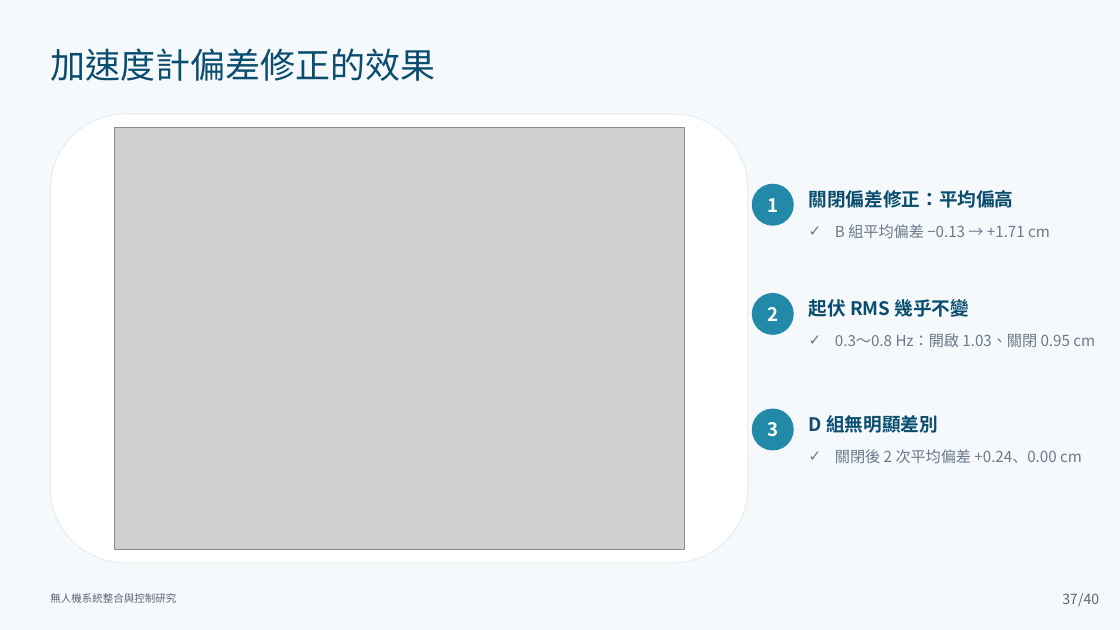
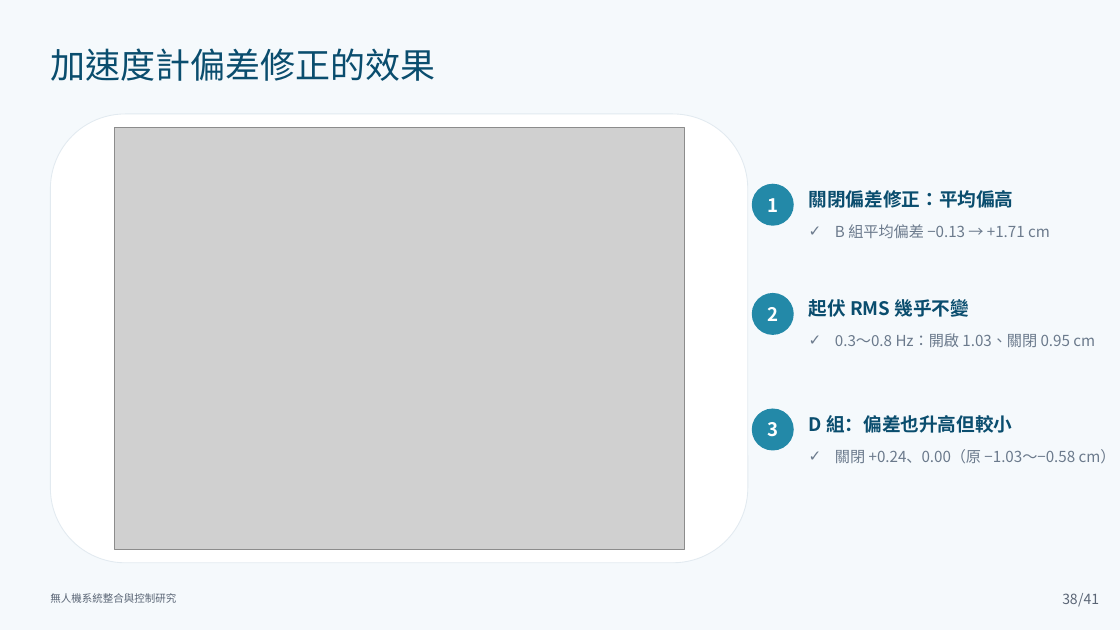
Before and after one commit to lingken1028/-, a slide deck: slide 38 of 無人機系統整合與控制研究_口試簡報 2.pptx (slide 37 before the commit). Drawn at 1120x630 pixels with LibreOffice and Linux fonts; fonts in the diff are those of the drawing; grey boxes stand for pictures. Boxes give left, top, right and bottom in pixels: in the first picture for what was removed or moved away, otherwise in the second. Text is boxed around its words. In the diff, an @@ line names an element or a change of style, - is before the commit and + after.

```diff
--- a/無人機系統整合與控制研究_口試簡報 2.pptx
+++ b/無人機系統整合與控制研究_口試簡報 2.pptx
@@ text at <box>809,415,1012,433</box>: text changed @@
-D 組無明顯差別
+D 組：偏差也升高但較小
@@ text at <box>835,449,1116,463</box>: text changed @@
-✓ 關閉後 2 次平均偏差 +0.24、0.00 cm
+✓ 關閉 +0.24、0.00（原 −1.03～−0.58 cm）
@@ page number at <box>1062,593,1078,604</box>: text changed @@
-37
+38
@@ text at <box>1078,593,1099,607</box>: text changed @@
-/40
+/41
```
Also in this commit, not shown: 82 other slides changed, 2 slides added.
